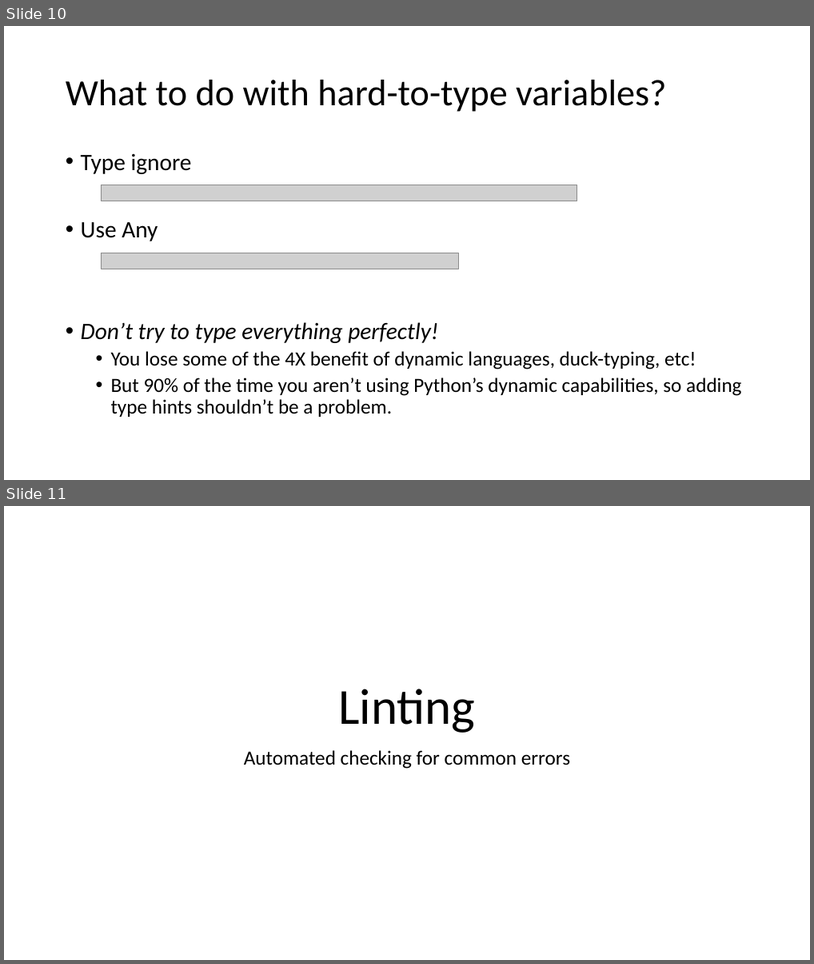
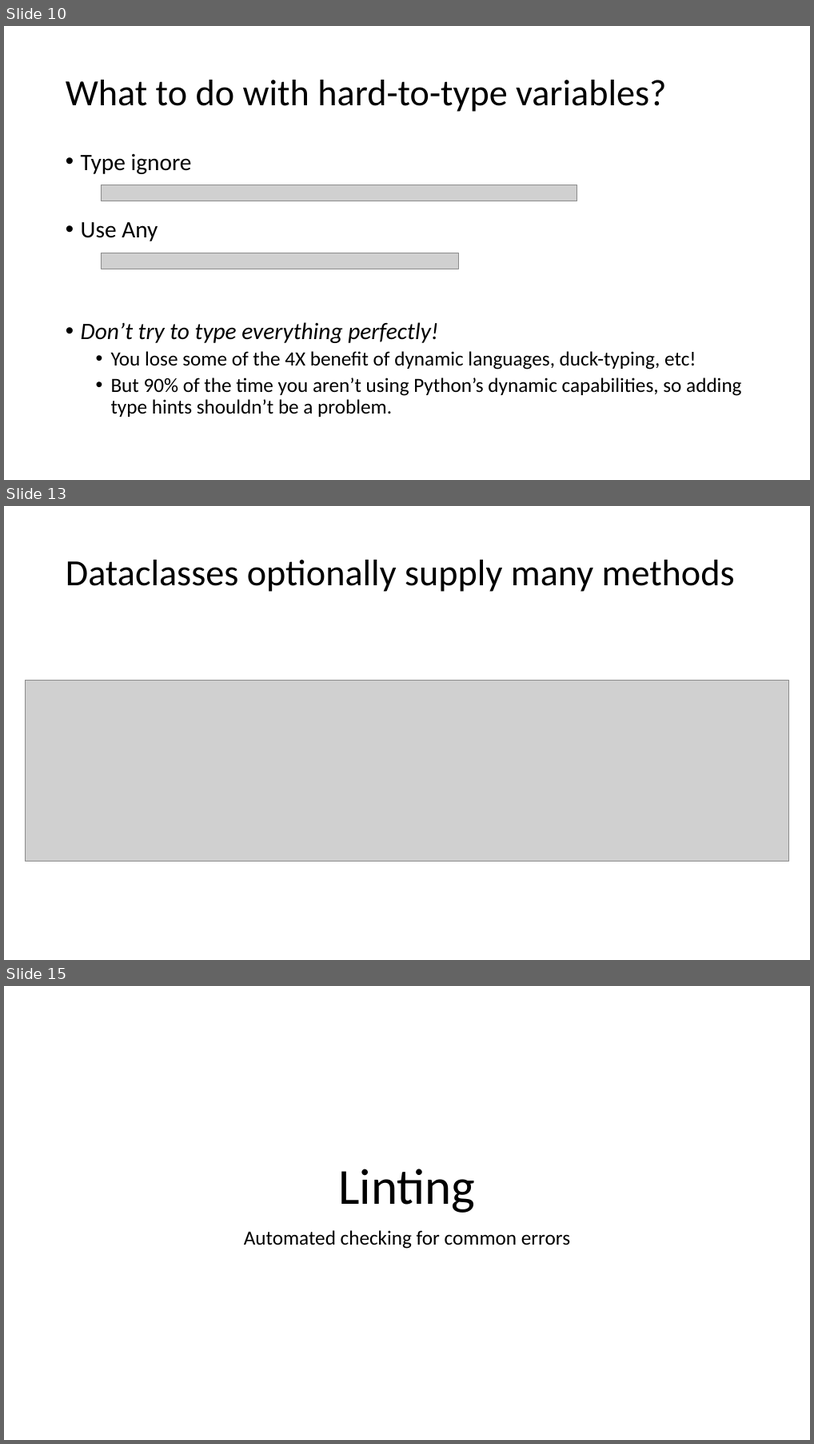
Before and after one commit to wbkdef/hettinger_mypy_linting_presentation, a slide deck: 2019-02-20_hettinger_mypy_and_type_hinting.pptx. Shown one above the other, each under a label of ours: slides 10 and 11 before the commit, slides 10, 13 and 15 after it; the slides between them are not shown. The pictures are 814x964 and 814x1444 pixels, drawn with LibreOffice and Linux fonts; fonts in the diff are those of the drawing; grey boxes stand for pictures. Boxes give left, top, right and bottom in pixels: in the first picture for what was removed or moved away, otherwise in the second. Text is boxed around its words. In the diff, an @@ line names an element or a change of style, - is before the commit and + after.

```diff
--- a/2019-02-20_hettinger_mypy_and_type_hinting.pptx
+++ b/2019-02-20_hettinger_mypy_and_type_hinting.pptx
@@ slide 13 added at <box>4,506,810,960</box>, background #FFFFFF @@
@@ title added at <box>66,560,735,592</box>, 44 pt, text #000000 @@
+Dataclasses optionally supply many methods
@@ picture added at <box>25,680,790,861</box> @@
@@ what was slide 11 is now slide 15 @@
```
Also in this commit, not shown: 2 slides changed, 4 other slides added, 1 other file.
